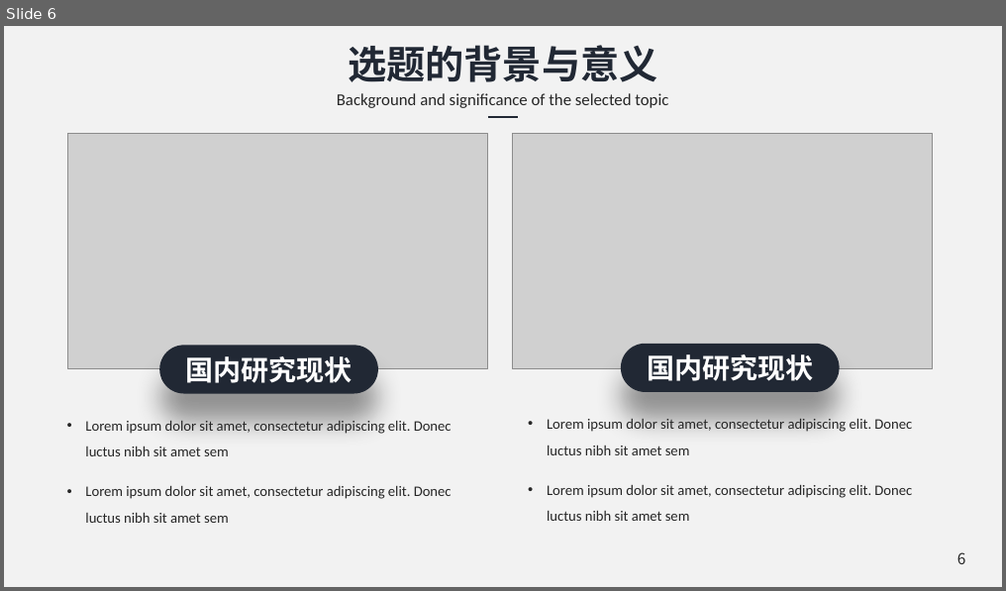
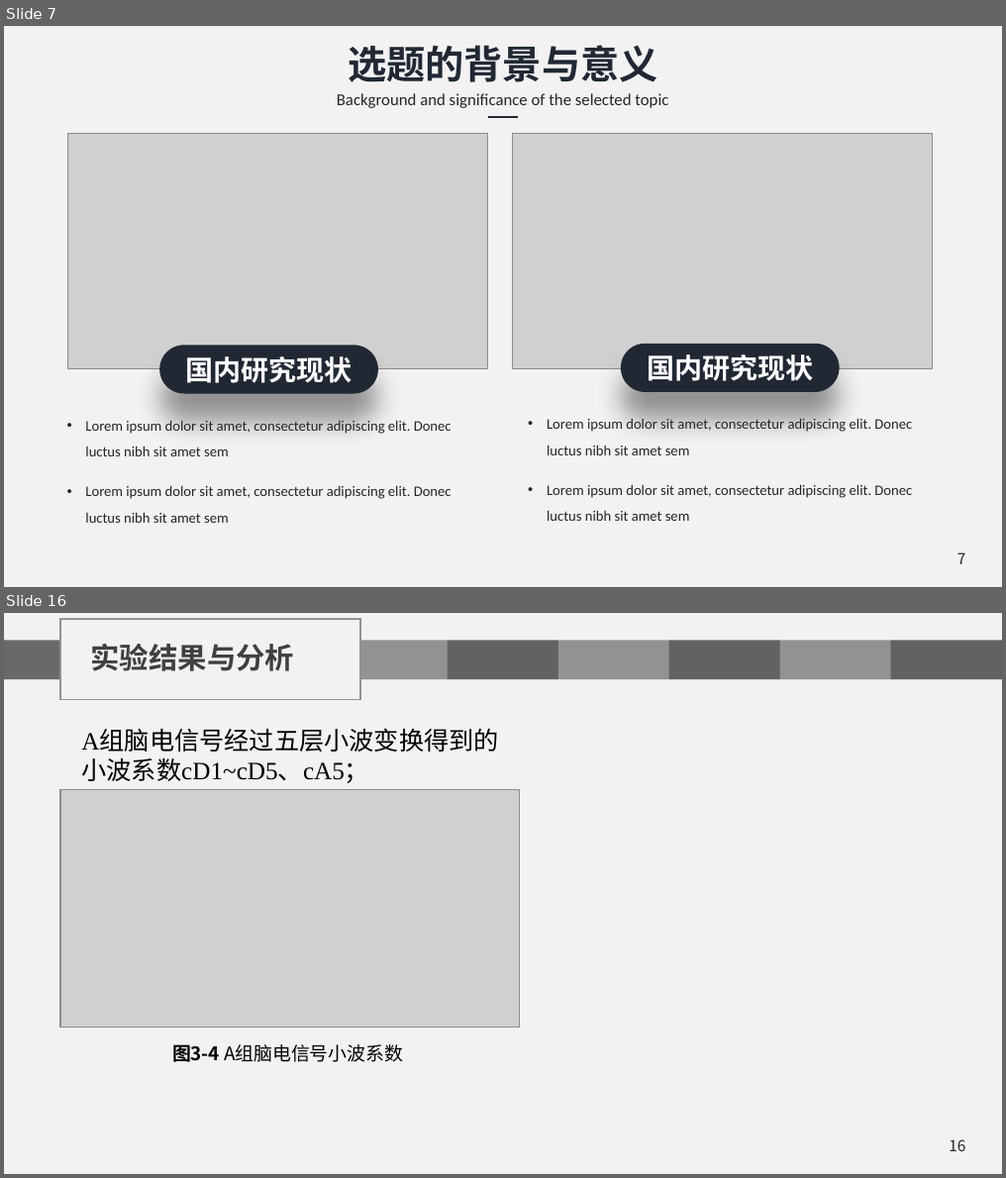
Before and after one commit to chenshuaihua/Graduate, a slide deck: 毕设文件/陈帅华-2016014016-自实1601-中期答辩.pptx. Shown one above the other, each under a label of ours: slide 6 before the commit, slides 7 and 16 after it; the slides between them are not shown. The pictures are 1006x591 and 1006x1178 pixels, drawn with LibreOffice and Linux fonts; fonts in the diff are those of the drawing; grey boxes stand for pictures; background and template pictures are left out. Boxes give left, top, right and bottom in pixels: in the first picture for what was removed or moved away, otherwise in the second. Text is boxed around its words. In the diff, an @@ line names an element or a change of style, - is before the commit and + after.

Commit message:
更改了癫痫脑电小波系数.png的错误，完善了中期答辩ppt

```diff
--- a/毕设文件/陈帅华-2016014016-自实1601-中期答辩.pptx
+++ b/毕设文件/陈帅华-2016014016-自实1601-中期答辩.pptx
@@ slide 16 added at (4,613,1002,1174), background #F2F2F2 @@
@@ rectangle added at (60,619,361,700), outline #929292 1 pt @@
@@ group added at (4,640,1002,679): 7 rectangles @@
@@ text added at (90,644,294,671), 21 pt, text #404040, bold @@
+实验结果与分析
@@ text added at (81,758,369,783), 18 pt, text #000000 @@
+A组脑电信号经过五层小波变换得到的小波系数cD1~cD5、cA5；
@@ picture added at (60,789,520,1027) @@
@@ text added at (172,1045,403,1062), 13.5 pt, text #000000 @@
+图3-4 A组脑电信号小波系数
@@ page number added at (948,1140,965,1152), 11 pt, text #262626 @@
+16
@@ what was slide 6 is now slide 7 @@
@@ page number at (957,553,966,565): text changed @@
-6
+7
```
Also in this commit, not shown: 7 slides changed, 13 other slides added, 5 slides removed, 1 other file.
